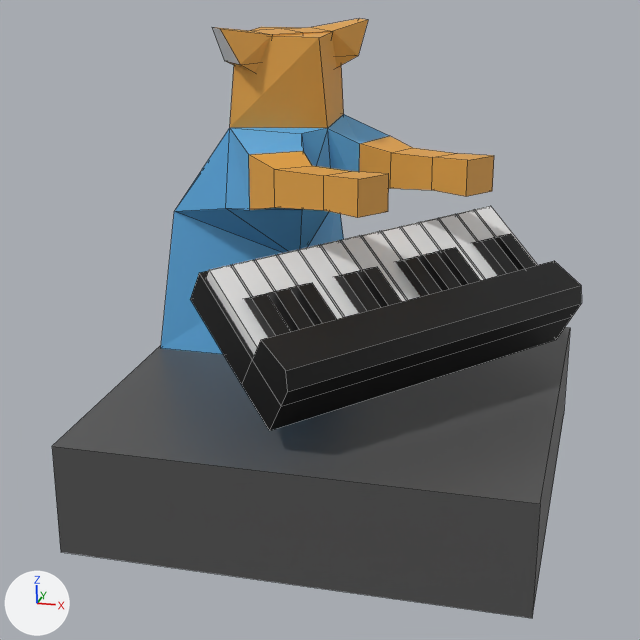
One commit to the Blender file BLENDER/piano_cat.blend: the scene before it, then after it.
Camera for both pictures: the file's camera 'Camera'. Lighting does not change. The marker at lower left points along +X, +Y and +Z. Mesh edges are drawn as thin lines.
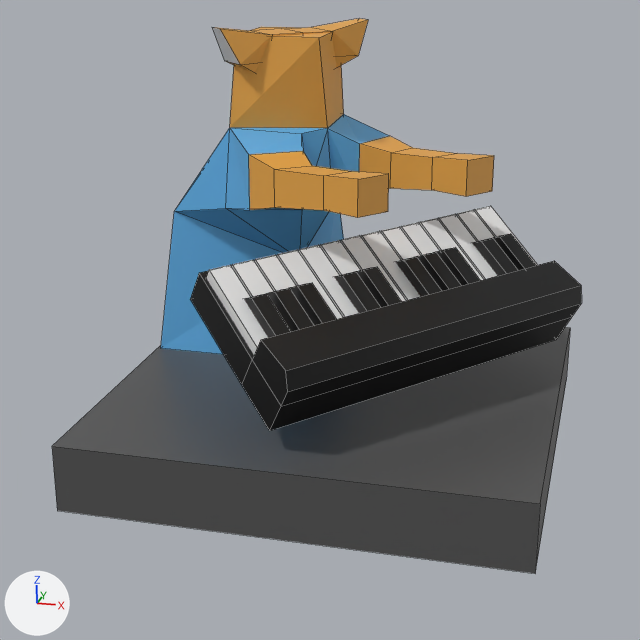
Boxes (x1, y1, x2, y2) around the edits, measured in the pictures (640 x 640 px):
'Ground', modifiers changed (15% shorter): before (52, 327, 570, 618); after (52, 327, 570, 573)

The change in detail:
Object 'Ground' (ob_ground) has a SOLIDIFY modifier named 'Solidify'.
On modifier 'Solidify' of object 'Ground' (ob_ground), thickness goes from 0.5 to 0.3.
